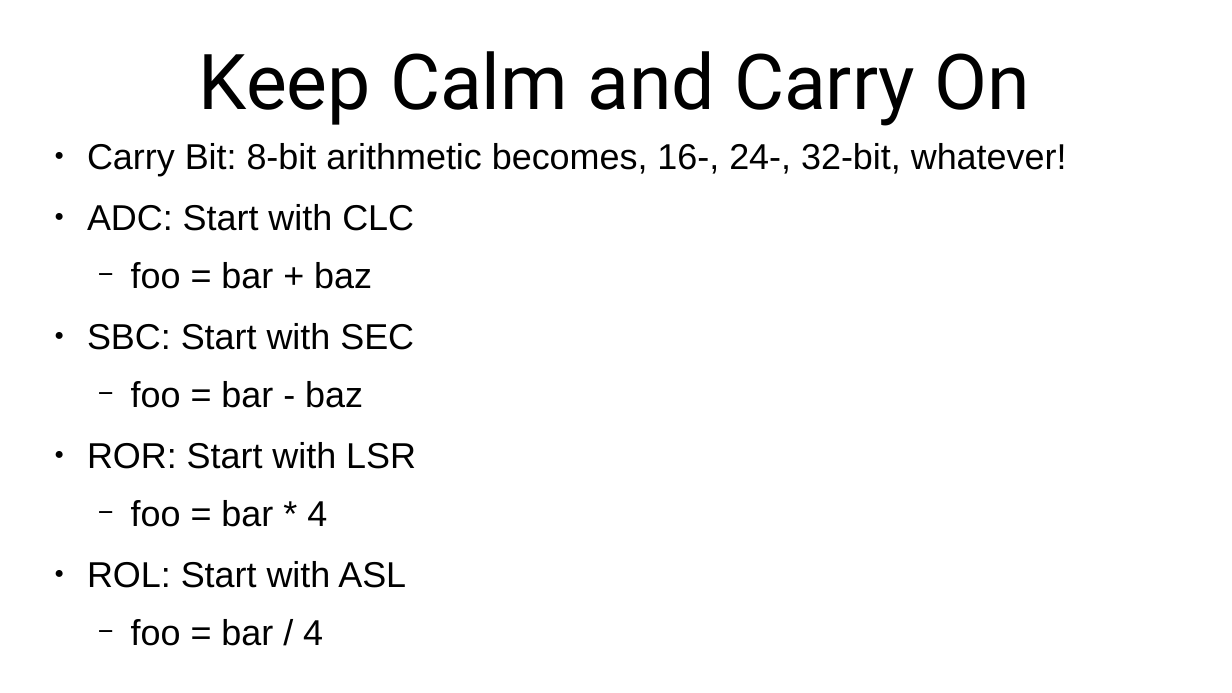
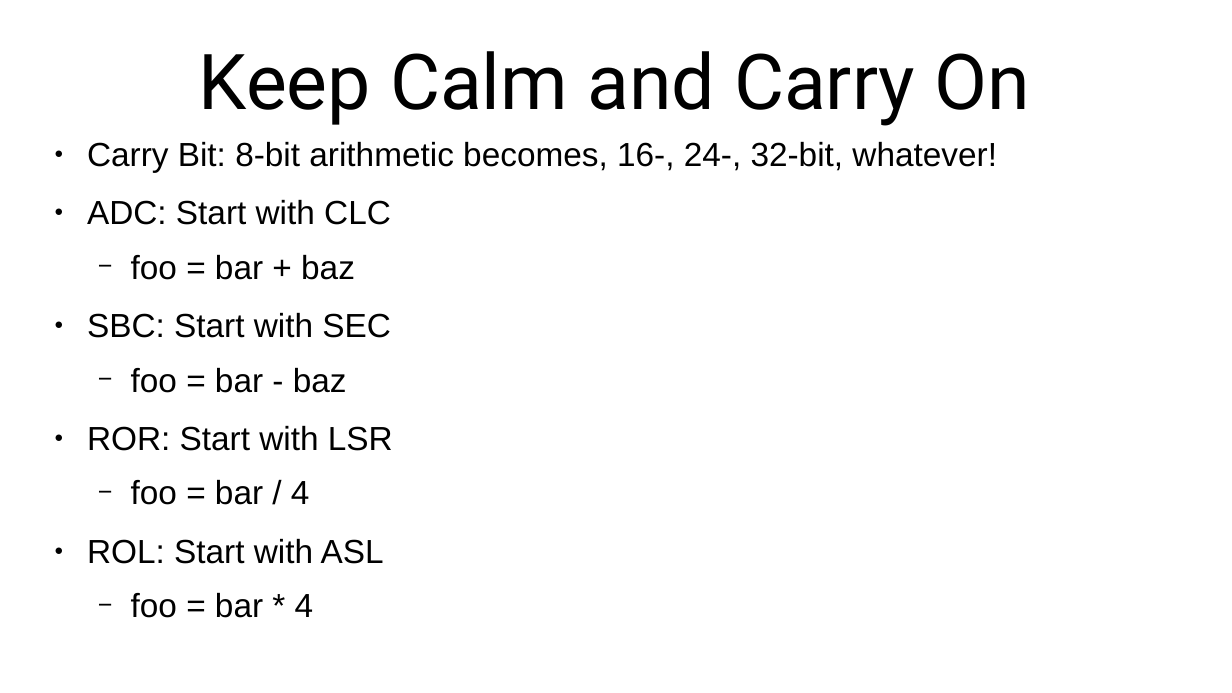
Before and after one commit to SlithyMatt/x16-assembly-tutorial, a slide deck: slide 2 of Lesson11/Lesson11.odp. Drawn at 1232x693 pixels with LibreOffice and Linux fonts; fonts in the diff are those of the drawing. Boxes give left, top, right and bottom in pixels: in the first picture for what was removed or moved away, otherwise in the second. Text is boxed around its words. In the diff, an @@ line names an element or a change of style, - is before the commit and + after.

```diff
--- a/Lesson11/Lesson11.odp
+++ b/Lesson11/Lesson11.odp
@@ text at [87, 141, 997, 618]: size 28 to 26 pt in "Carry Bit: 8-bit arithmetic becomes, 16-, 24-, ...", "ADC: Start with CLC", "foo = bar + baz", "SBC: Start with SEC" and 3 more places @@
@@ text at [87, 254, 384, 564]: paragraphs added @@
+  − foo = bar / 4
+● ROL: Start with ASL
@@ text at [87, 561, 406, 646]: paragraphs removed @@
-● ROL: Start with ASL
-  − foo = bar / 4
```
Also in this commit, not shown: 4 other slides changed.
